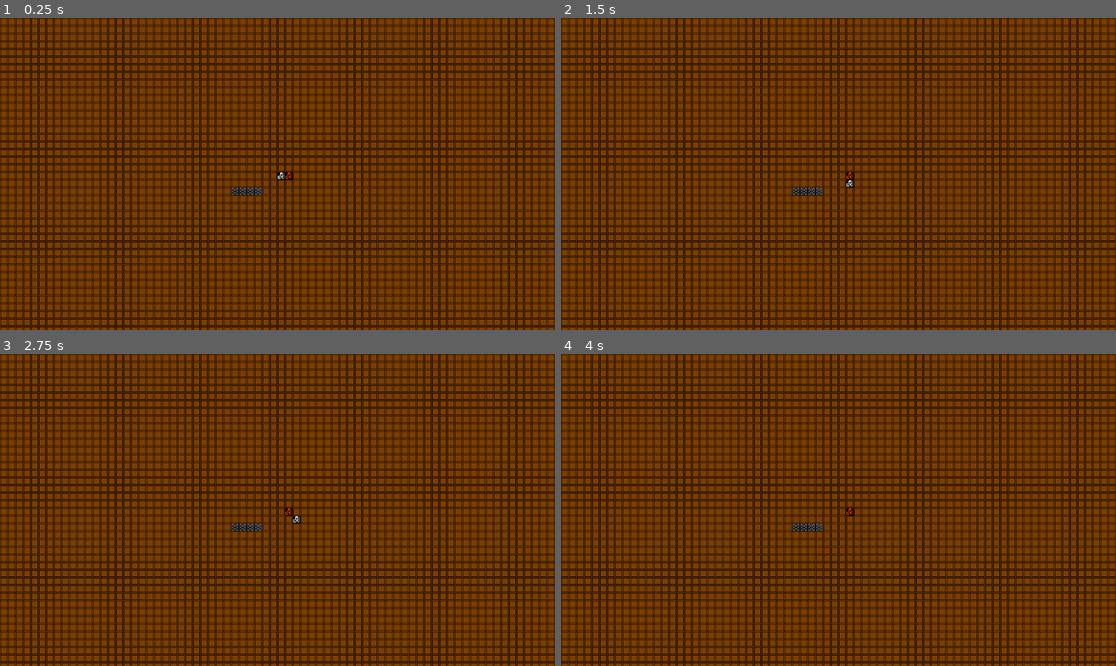
Above: before the commit, frames 1-4 (two rows, left to right).
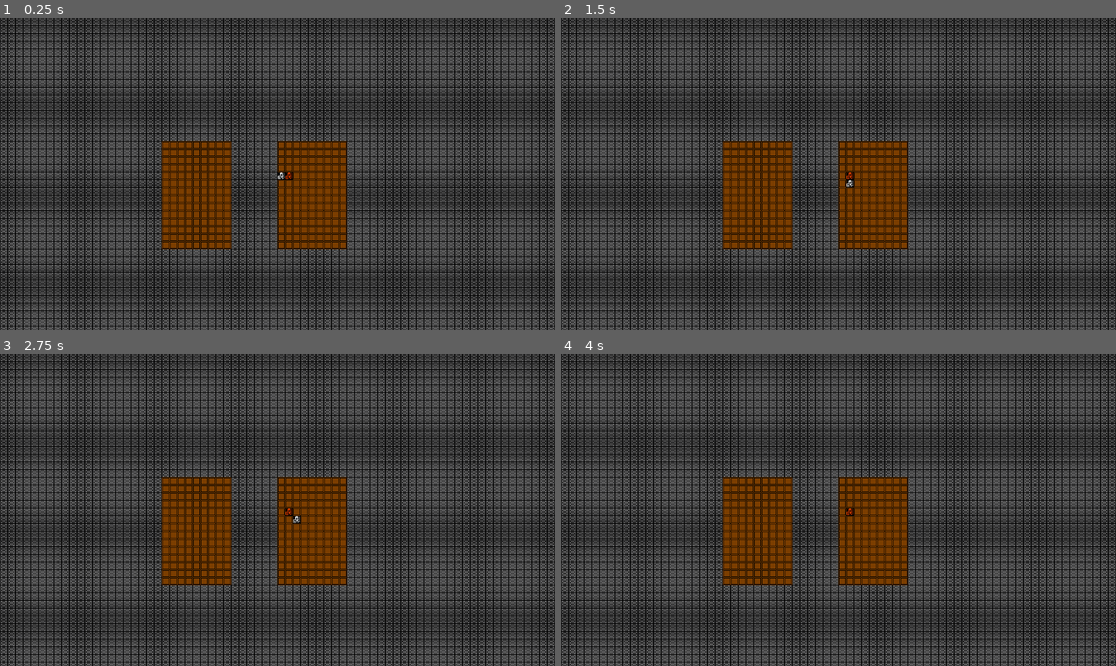
Above: after the commit, the same moments.

Repository: Smoresies/RoguelikeTutorial
Game: Godot game, scene res://src/Game/game.tscn
Same seed, same stepped clock (60 frames per second), same inputs: the game is played once before the commit and once after it.
Inputs:
- Up to frame 1 (0.25 s): no input
- Up to frame 2 (1.5 s): tap Enter at 0.5 s; hold Right (ui_right) 0.53-1.28 s; tap Space at 1.25 s; hold Down (ui_down) from 1.28 s (still down)
- Up to frame 3 (2.75 s): tap Enter at 2 s; release Down (ui_down) at 2.03 s; hold Right (ui_right) from 2.03 s (still down)
- Up to frame 4 (4 s): tap Space at 2.75 s; release Right (ui_right) at 2.78 s; hold Up (ui_up) 2.78-3.53 s; tap Enter at 3.5 s; hold Left (ui_left) from 3.53 s (still down)

The runs differ from the first frame. In frame 1, 89% of the frame differs, in the area x 0-100%, y 0-100%; in frame 2, 89%; in frame 3, 89%; in frame 4, 89%.

Commit message:
Ch3 Midway, Dungeon Generation started, tiles create 2 rooms.

Diff:
--- a/src/Game/game.tscn
+++ b/src/Game/game.tscn
@@ -1,8 +1,9 @@
-[gd_scene load_steps=4 format=3 uid="uid://i6j647titimq"]
+[gd_scene load_steps=5 format=3 uid="uid://i6j647titimq"]
 
 [ext_resource type="Script" path="res://src/Game/game.gd" id="1_elu05"]
 [ext_resource type="Script" path="res://src/Game/event_handler.gd" id="2_18l23"]
 [ext_resource type="Script" path="res://src/Game/map.gd" id="3_8we3y"]
+[ext_resource type="Script" path="res://src/Map/dungeon_generator.gd" id="4_o5qxn"]
 
 [node name="Game" type="Node2D"]
 script = ExtResource("1_elu05")
@@ -13,4 +14,7 @@
 [node name="Map" type="Node2D" parent="."]
 script = ExtResource("3_8we3y")
 
+[node name="DungeonGenerator" type="Node" parent="Map"]
+script = ExtResource("4_o5qxn")
+
 [node name="Entities" type="Node2D" parent="."]
--- a/src/Game/map.gd
+++ b/src/Game/map.gd
@@ -1,16 +1,15 @@
 class_name Map
 extends Node2D
 
-# width/height. Allows us to change in editor.
-@export var map_width: int = 80
-@export var map_height: int = 45
+# Create/Find Dungeon Generator object
+@onready var dungeon_generator: DungeonGenerator = $DungeonGenerator
 
 # Holds all our MapData
 var map_data: MapData
 
 # Creates map_data, then calls _place_tiles()
 func _ready():
-	map_data = MapData.new(map_width, map_height)
+	map_data = dungeon_generator.generate_dungeon()
 	_place_tiles()
 
 # Attaches all the tiles in map_data to be children of Map node
--- /dev/null
+++ b/src/Map/dungeon_generator.gd
@@ -0,0 +1,39 @@
+class_name DungeonGenerator
+extends Node
+
+# Inspector Variables
+@export_category("Map Dimensions")
+@export var map_width: int = 80
+@export var map_height: int = 45
+
+# Create some random number
+var _rng := RandomNumberGenerator.new()
+
+# On ready, just randomize
+func _ready() -> void:
+	_rng.randomize()
+
+# Carving out the layout of the dungeon, given x/y turn to floor.
+func _carve_tile(dungeon: MapData, x: int, y: int) -> void:
+	var tile_position = Vector2i(x, y)
+	var tile: Tile = dungeon.get_tile(tile_position)
+	tile.set_tile_type(dungeon.tile_types.floor)
+
+# Given a rect and the mapdata, carve out a rectangular room.
+func _carve_room(dungeon: MapData, room: Rect2i) -> void:
+	var inner: Rect2i = room.grow(-1)
+	for y in range(inner.position.y, inner.end.y +1):
+		for x in range(inner.position.x, inner.end.x + 1):
+			_carve_tile(dungeon, x, y)
+
+# actually generate a dungeon, right now just carves 2 rooms.
+func generate_dungeon() -> MapData:
+	var dungeon := MapData.new(map_width, map_height)
+
+	var room_1 := Rect2i(20, 15, 10, 15)
+	var room_2 := Rect2i(35, 15, 10, 15)
+
+	_carve_room(dungeon, room_1)
+	_carve_room(dungeon, room_2)
+
+	return dungeon
--- a/src/Map/map_data.gd
+++ b/src/Map/map_data.gd
@@ -24,11 +24,8 @@
 	for y in height:
 		for x in width:
 			var tile_position := Vector2i(x, y)
-			var tile := Tile.new(tile_position, tile_types.floor)
+			var tile := Tile.new(tile_position, tile_types.wall)
 			tiles.append(tile)
-	for x in range(30, 34):
-		var tile: Tile = get_tile(Vector2i(x, 22))
-		tile.set_tile_type(tile_types.wall)
 
 # returns the type of tile at given position in grid
 func get_tile(grid_position: Vector2i) -> Tile:
